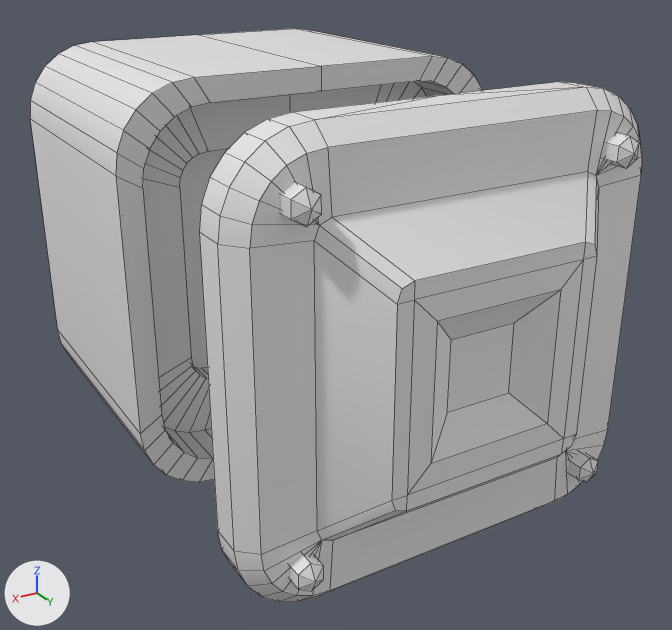
Renders of the Blender file Assets/ArtSource/Blocks.blend from each side of a commit.
One viewpoint serves both versions: a camera (50 mm lens) standing at (1.09, 2.234, 0.816) and looking at (-0.014, 0.393, -0.104). Arrows for +X, +Y and +Z are at lower left; the lights stay in place. Mesh edges are drawn as thin lines.

The first picture shows 'Block'.
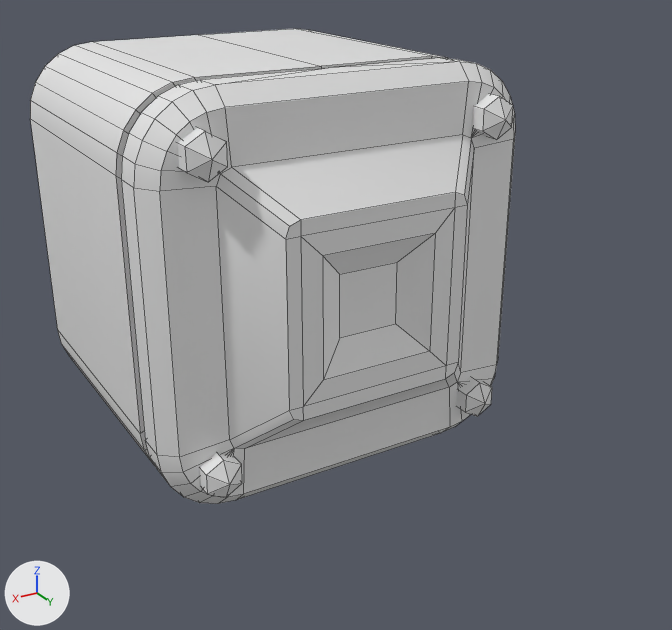
Commit message: Improved block visuals

What changed in the scene script:
```text
Change me_cube_001:
    where me_cube_001.from_pydata(...)  # 414 vertices, 378 faces; spans x -0.5..0.5, y -0.351..1.016, z -0.5..0.5
    used by ob_block; location = (0.0, 0.0, 0.0)
    me_cube_001 part 1: the loose piece of 182 vertices spanning x -0.5..0.5, y 0.757..1.016, z -0.5..0.5 is moved by (0.0, -0.407, 0.0)
    me_cube_001 part 2: the loose piece of 13 vertices spanning x 0.343..0.401, y 0.9..0.96, z 0.342..0.409 is scaled about its middle by 1.54, then moved by (0.0, -0.409, 0.0)
    me_cube_001 part 3: the loose piece of 13 vertices spanning x -0.401..-0.343, y 0.9..0.96, z 0.342..0.409 is scaled about its middle by 1.54, then moved by (0.0, -0.409, 0.0)
    me_cube_001 part 4: the loose piece of 13 vertices spanning x 0.343..0.401, y 0.9..0.96, z -0.409..-0.342 is scaled about its middle by 1.54, then moved by (0.0, -0.409, 0.0)
    me_cube_001 part 5: the loose piece of 13 vertices spanning x -0.401..-0.343, y 0.9..0.96, z -0.409..-0.342 is scaled about its middle by 1.54, then moved by (0.0, -0.409, 0.0)
```

Where the change shows, as pixel boxes (x1, y1, x2, y2) in the pictures (672 x 630 px; the box of a moved part takes in the faces that stretch with it):
'Block', reshaped (21% narrower, 17% shorter): before (30, 29, 642, 602); after (30, 29, 515, 504)
part 1 of me_cube_001, moved or reshaped: before (200, 82, 642, 602); after (121, 58, 515, 504)
part 2 of me_cube_001, moved or reshaped: before (280, 183, 322, 227); after (177, 128, 228, 182)
part 3 of me_cube_001, moved or reshaped: before (604, 133, 639, 169); after (472, 94, 513, 140)
part 4 of me_cube_001, moved or reshaped: before (289, 554, 324, 591); after (199, 452, 242, 498)
part 5 of me_cube_001, moved or reshaped: before (568, 451, 598, 482); after (456, 377, 492, 416)
